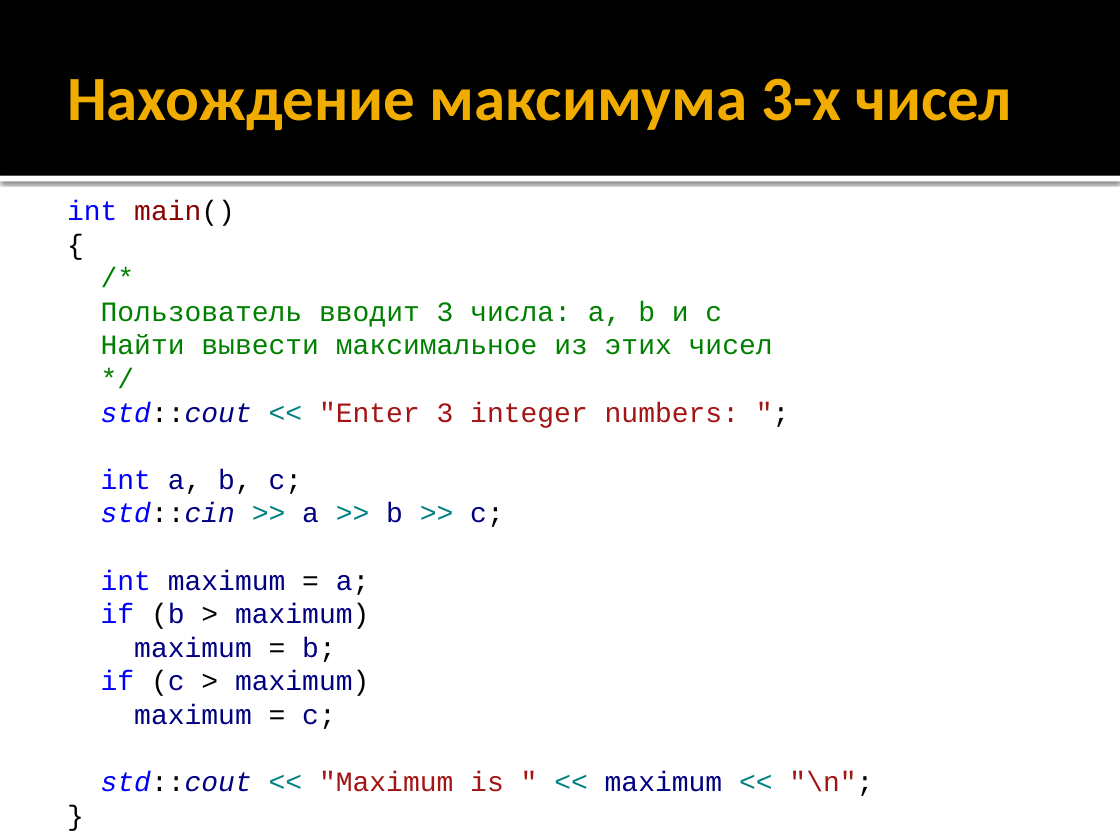
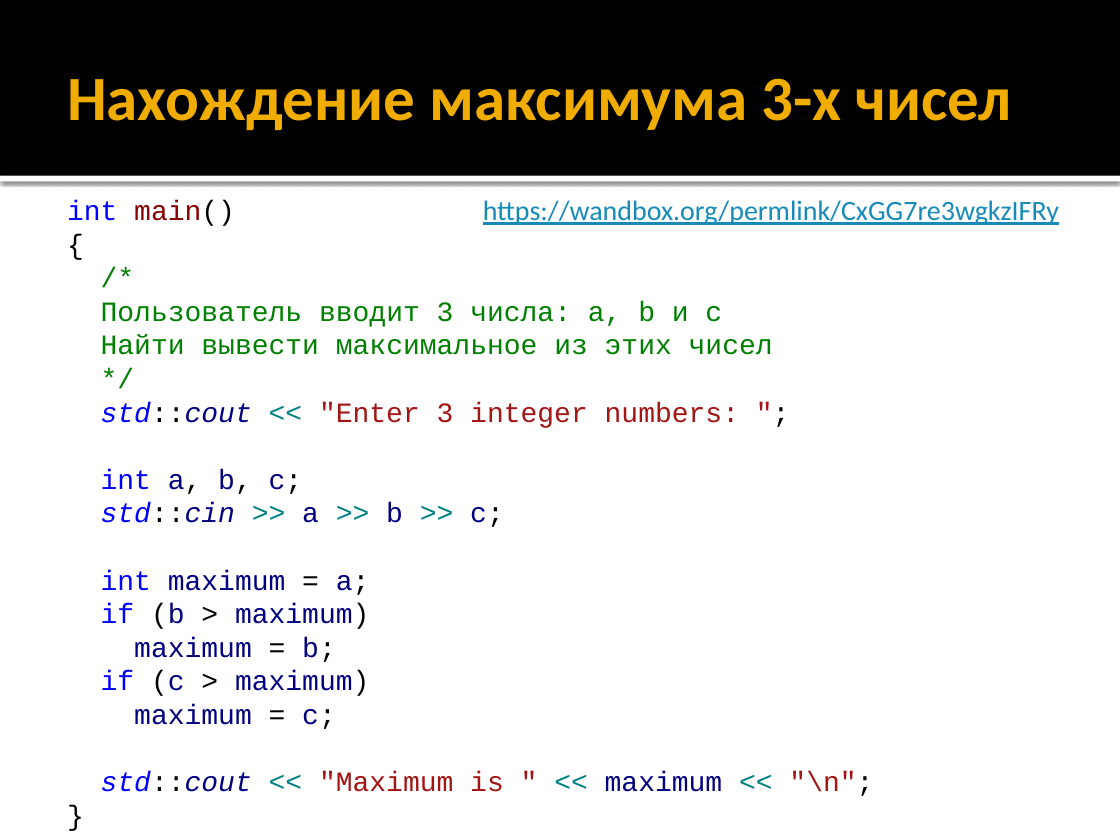
Before and after one commit to alexey-malov/oop, a slide deck: slide 43 of lectures/01/Синтаксис C++.pptx. Drawn at 1120x840 pixels with LibreOffice and Linux fonts; fonts in the diff are those of the drawing. Boxes give left, top, right and bottom in pixels: in the first picture for what was removed or moved away, otherwise in the second. Text is boxed around its words. In the diff, an @@ line names an element or a change of style, - is before the commit and + after.

```diff
--- a/lectures/01/Синтаксис C++.pptx
+++ b/lectures/01/Синтаксис C++.pptx
@@ text added at bbox=[483, 200, 1059, 225], 18 pt, text #168BBA, underline @@
+https://wandbox.org/permlink/CxGG7re3wgkzIFRy
```
Also in this commit, not shown: 7 other slides changed.
